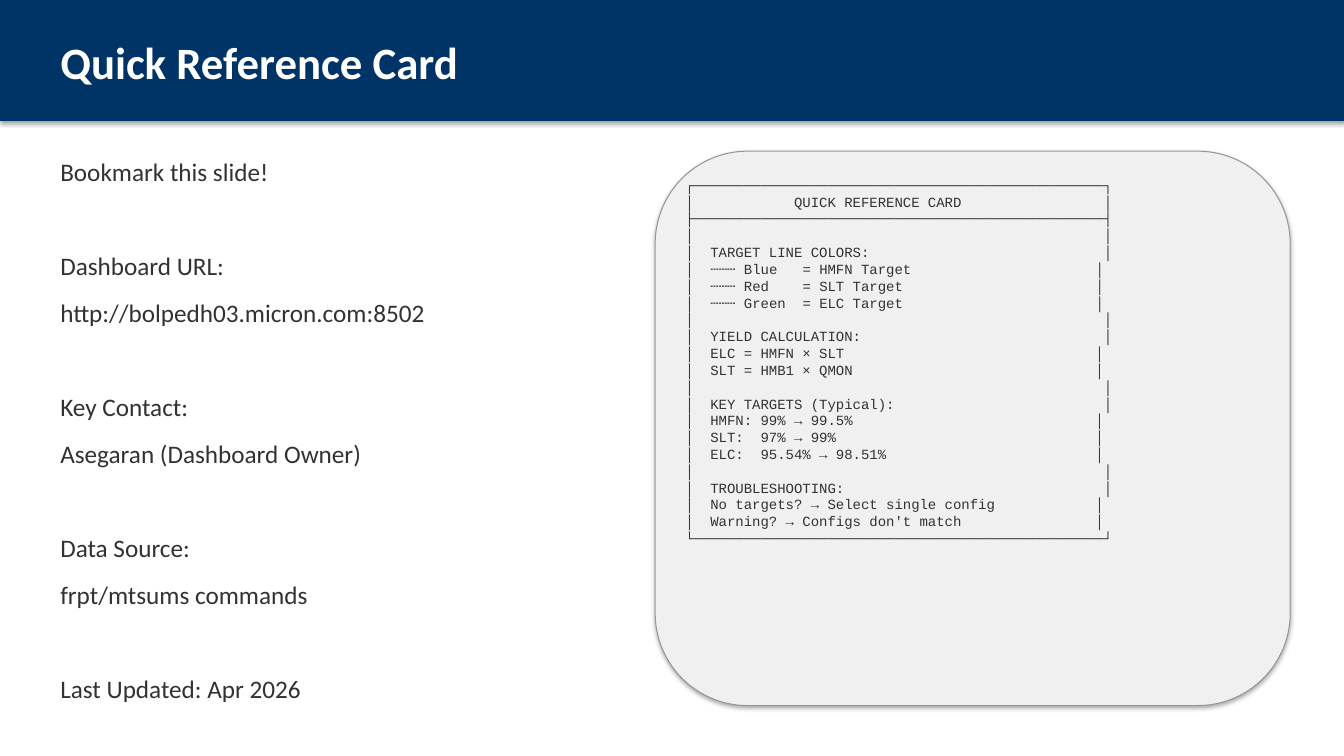
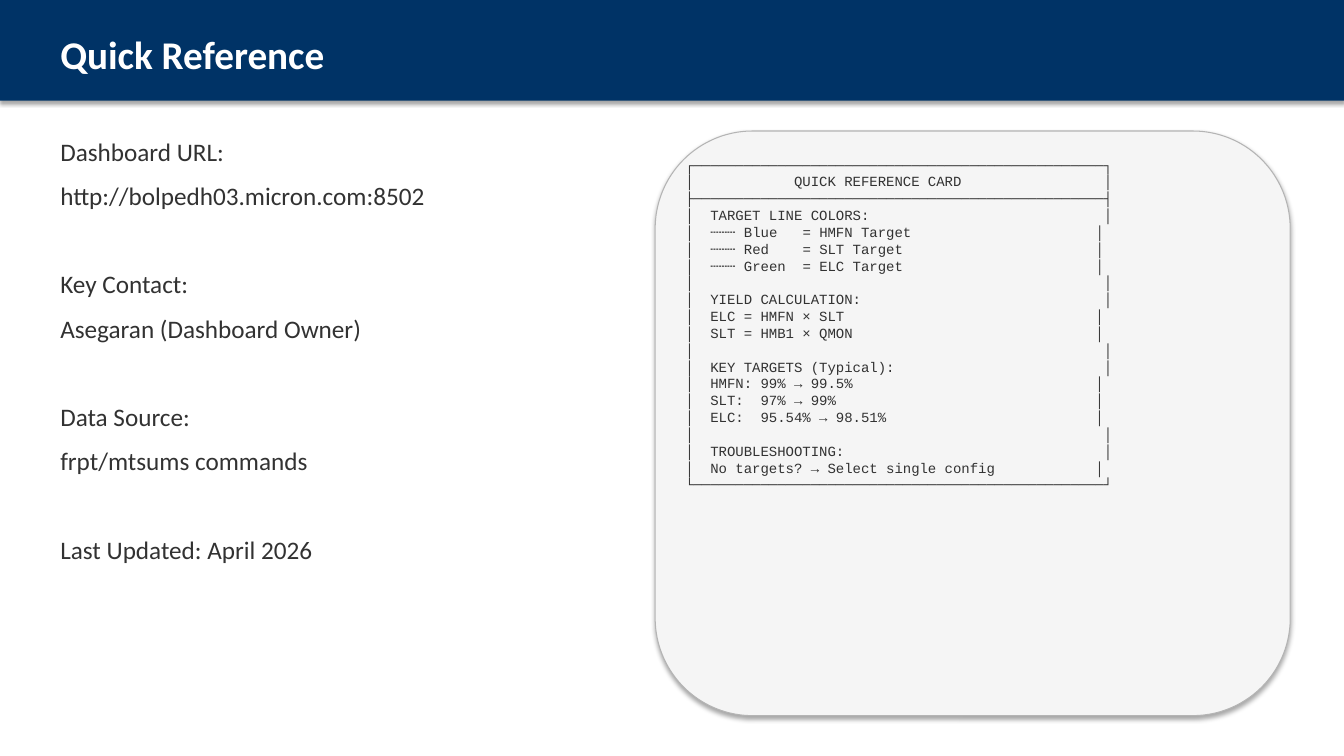
Before and after one commit to ASEGARAN/MODULE_YIELD_DASHBOARD, a slide deck: slide 11 of Module_ELC_Yield_User_Guide.pptx (slide 12 before the commit). Drawn at 1344x756 pixels with LibreOffice and Linux fonts; fonts in the diff are those of the drawing. Boxes give left, top, right and bottom in pixels: in the first picture for what was removed or moved away, otherwise in the second. Text is boxed around its words. In the diff, an @@ line names an element or a change of style, - is before the commit and + after.

```diff
--- a/Module_ELC_Yield_User_Guide.pptx
+++ b/Module_ELC_Yield_User_Guide.pptx
@@ rectangle: place and size @@
-rectangle at box(0, 0, 1344, 121)
+rectangle at box(0, 0, 1344, 101)
@@ text at box(60, 41, 325, 74): text changed; size 32 to 28 pt @@
-Quick Reference Card
+Quick Reference
@@ text "Dashboard URL:": place and size @@
-text "Dashboard URL:" at box(60, 163, 424, 702)
+text "Dashboard URL:" at box(60, 143, 424, 563)
@@ text at box(60, 143, 424, 474): less space between paragraphs @@
@@ rounded rectangle: place and size @@
-rounded rectangle at box(655, 151, 1291, 706)
+rounded rectangle at box(655, 131, 1291, 716)
@@ rounded rectangle at box(655, 131, 1291, 716): fill #F0F0F0 to #F5F5F5; outline #969696 0.75 pt to #B4B4B4 0.75 pt @@
@@ text at box(60, 163, 268, 181): paragraph removed @@
-Bookmark this slide!
@@ text at box(710, 176, 995, 476): text changed @@
-┌─────────────────────────────────────────────────┐
-│ QUICK REFERENCE CARD │
-├─────────────────────────────────────────────────┤
-│ │
-│ TARGET LINE COLORS: │
-│ ┄┄┄ Blue = HMFN Target │
-│ ┄┄┄ Red = SLT Target │
-│ ┄┄┄ Green = ELC Target │
-│ │
-│ YIELD CALCULATION: │
-│ ELC = HMFN × SLT │
-│ SLT = HMB1 × QMON │
-│ │
-│ KEY TARGETS (Typical): │
-│ HMFN: 99% → 99.5% │
-│ SLT: 97% → 99% │
-│ ELC: 95.54% → 98.51% │
-│ │
-│ TROUBLESHOOTING: │
-│ No targets? → Select single config │
-│ Warning? → Configs don't match │
-└─────────────────────────────────────────────────┘
+┌─────────────────────────────────────────────────┐
+│ QUICK REFERENCE CARD │
+├─────────────────────────────────────────────────┤
+│ TARGET LINE COLORS: │
+│ ┄┄┄ Blue = HMFN Target │
+│ ┄┄┄ Red = SLT Target │
+│ ┄┄┄ Green = ELC Target │
+│ │
+│ YIELD CALCULATION: │
+│ ELC = HMFN × SLT │
+│ SLT = HMB1 × QMON │
+│ │
+│ KEY TARGETS (Typical): │
+│ HMFN: 99% → 99.5% │
+│ SLT: 97% → 99% │
+│ ELC: 95.54% → 98.51% │
+│ │
+│ TROUBLESHOOTING: │
+│ No targets? → Select single config │
+└─────────────────────────────────────────────────┘
@@ text at box(60, 541, 312, 563): text changed @@
-Last Updated: Apr 2026
+Last Updated: April 2026
```
Also in this commit, not shown: 9 other slides changed, 1 slide added, 2 slides removed, 2 other files.
